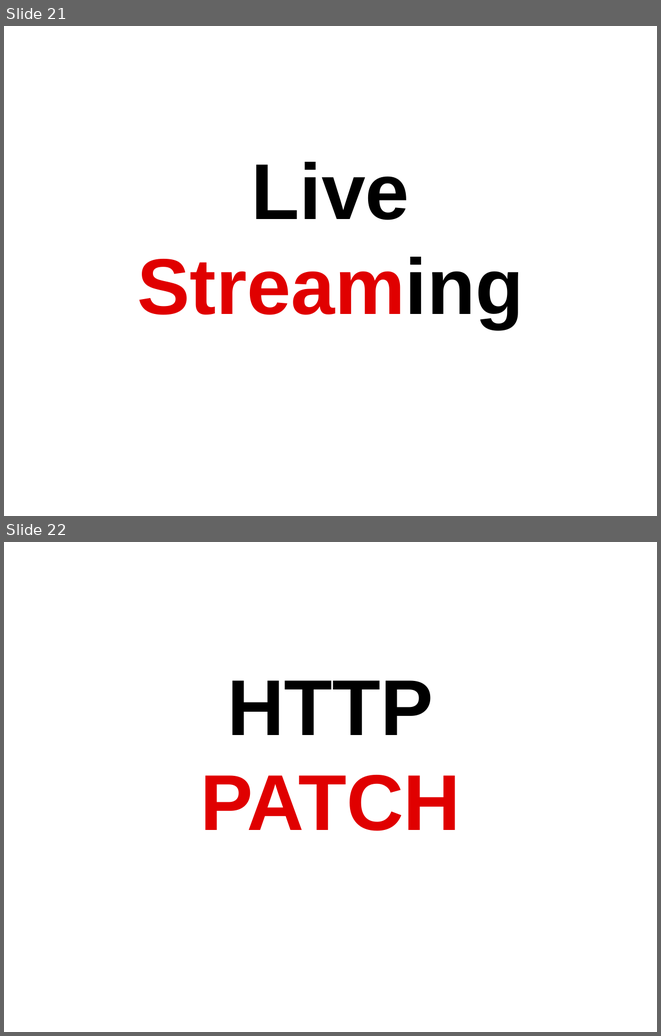
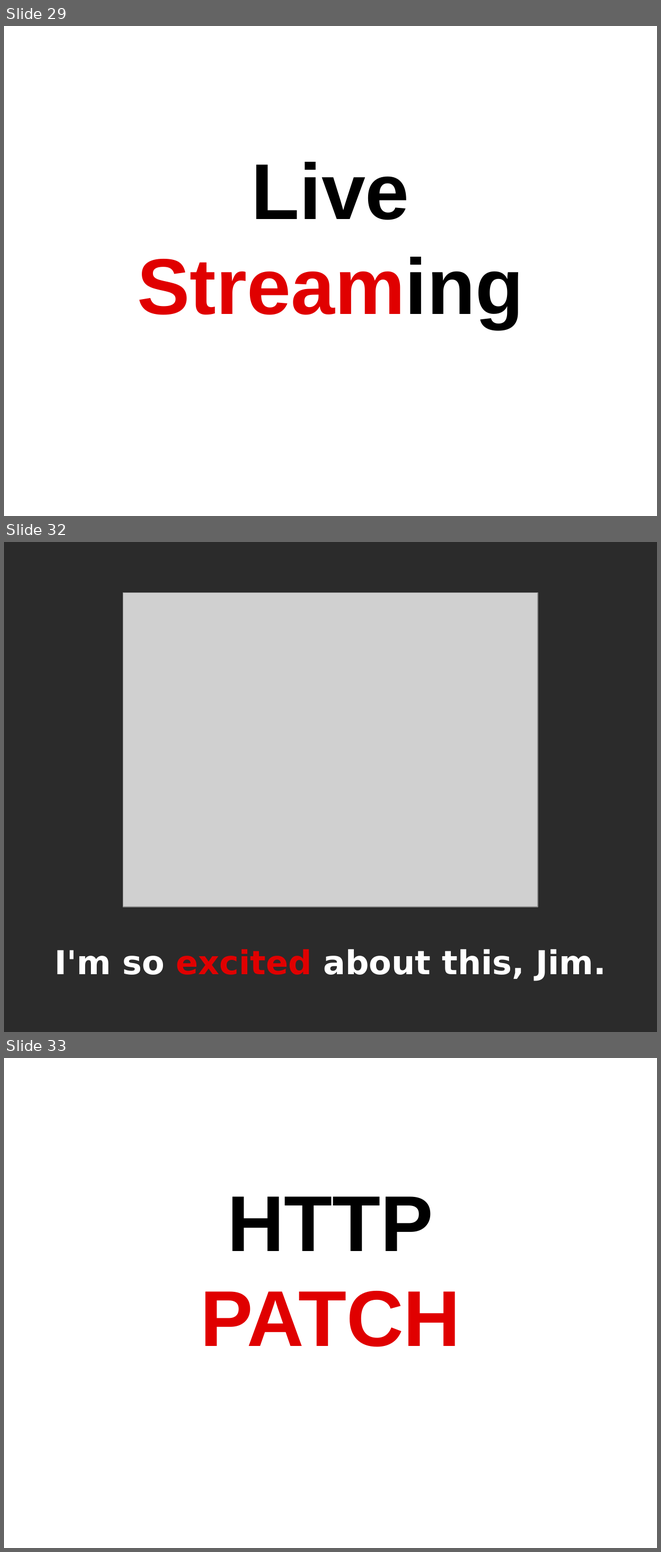
Before and after one commit to b4mboo/slides, a slide deck: rails/rails_4.odp. Shown one above the other, each under a label of ours: slides 21 and 22 before the commit, slides 29, 32 and 33 after it; the slides between them are not shown. The pictures are 661x1036 and 661x1552 pixels, drawn with LibreOffice and Linux fonts; fonts in the diff are those of the drawing; grey boxes stand for pictures; background and template pictures are left out; a plain dark background stands for a picture behind light text. Boxes give left, top, right and bottom in pixels: in the first picture for what was removed or moved away, otherwise in the second. Text is boxed around its words. In the diff, an @@ line names an element or a change of style, - is before the commit and + after.

```diff
--- a/rails/rails_4.odp
+++ b/rails/rails_4.odp
@@ slide 32 added at <box>4,542,657,1032</box>, background picture (left out) @@
@@ picture added at <box>123,593,538,907</box> @@
@@ text added at <box>54,949,606,981</box>, 40 pt, text #FFFFFF, bold @@
+I'm so excited about this, Jim.
@@ what was slide 21 is now slide 29 @@
@@ what was slide 22 is now slide 33 @@
```
Also in this commit, not shown: 3 slides changed, 25 other slides added, 4 slides removed, 3 other files.
